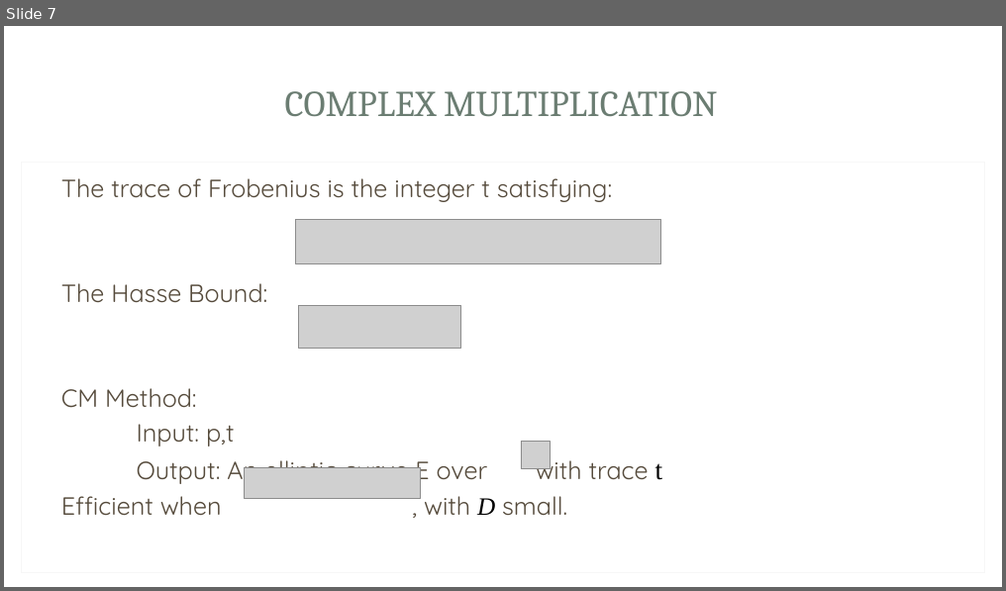
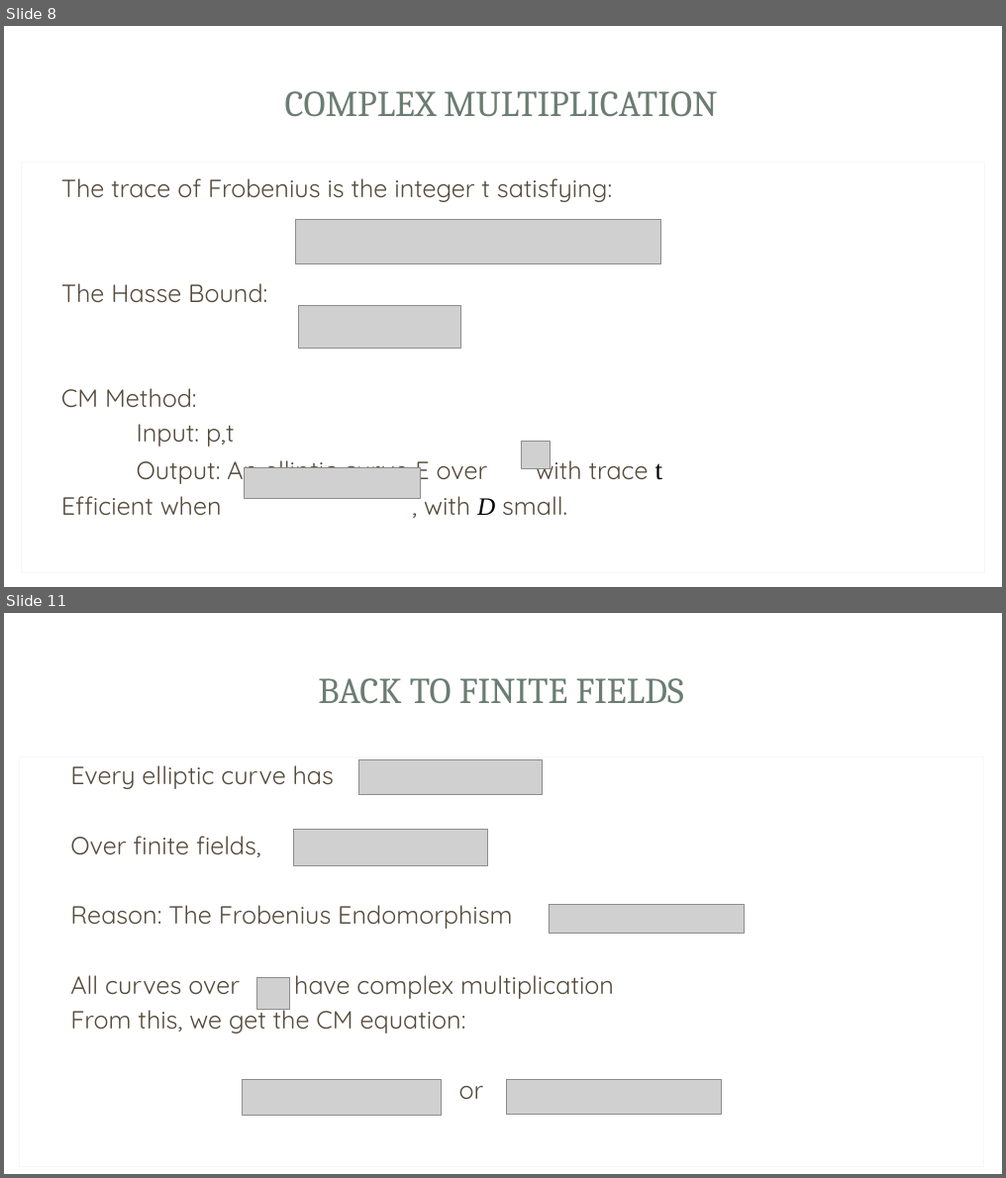
Before and after one commit to Srizzle/CS276-Project-Writeup, a slide deck: Presentation.ppt.pptx. Shown one above the other, each under a label of ours: slide 7 before the commit, slides 8 and 11 after it; the slides between them are not shown. The pictures are 1006x591 and 1006x1178 pixels, drawn with LibreOffice and Linux fonts; fonts in the diff are those of the drawing; grey boxes stand for pictures; background and template pictures are left out. Boxes give left, top, right and bottom in pixels: in the first picture for what was removed or moved away, otherwise in the second. Text is boxed around its words. In the diff, an @@ line names an element or a change of style, - is before the commit and + after.

```diff
--- a/Presentation.ppt.pptx
+++ b/Presentation.ppt.pptx
@@ slide 11 added at (4,613,1002,1174), background picture (left out); not listed: 3 template elements that a slide beside it also shows @@
@@ title added at (318,678,684,703), 35 pt, text #6B7D72 @@
+BACK TO FINITE FIELDS
@@ rectangle added at (19,757,983,1167), fill #FFFFFF, outline #F7F7F7 0.75 pt @@
@@ picture added at (358,760,542,794) @@
@@ text added at (70,765,614,1099), 24 pt, text #564B3C @@
+Every elliptic curve has
+Over finite fields,
+Reason: The Frobenius Endomorphism
+All curves over have complex multiplication
+From this, we get the CM equation:
+or
@@ picture added at (294,830,488,866) @@
@@ picture added at (548,904,744,933) @@
@@ picture added at (256,977,289,1010) @@
@@ picture added at (242,1080,442,1115) @@
@@ picture added at (506,1080,721,1115) @@
@@ what was slide 7 is now slide 8 @@
```
Also in this commit, not shown: 6 slides changed, 5 other slides added, 5 slides removed, 4 other files.
